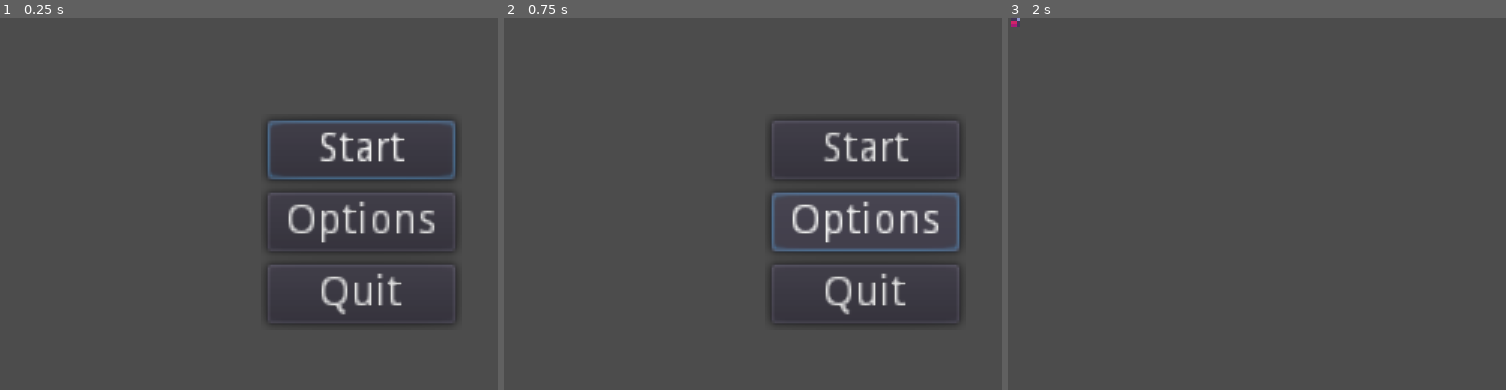
Above: before the commit, frames 1-3 (left to right).
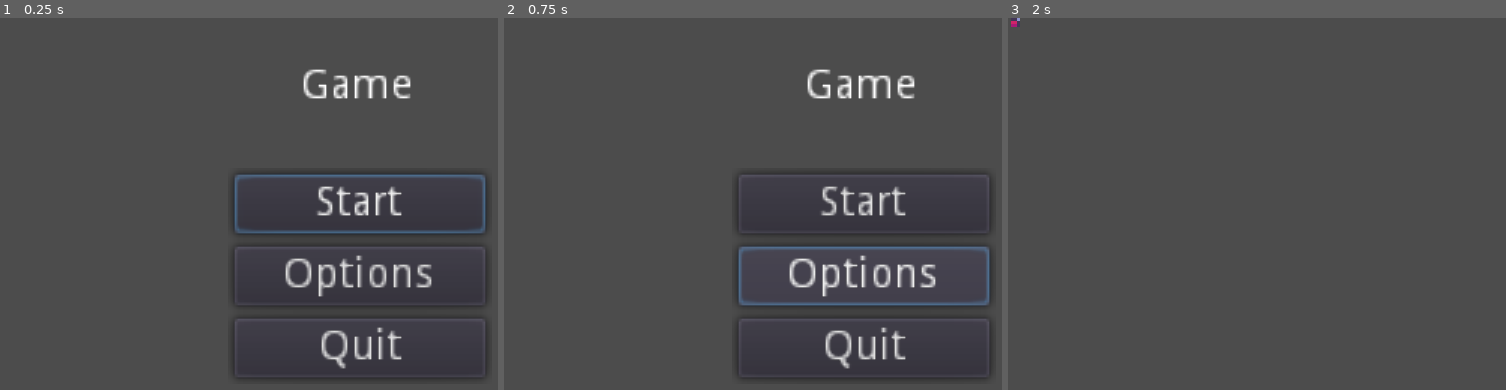
Above: after the commit, the same moments.

Repository: taraaliz/Sunset_Game
Game: Godot game, scene res://Menu.tscn
Same seed, same stepped clock (60 frames per second), same inputs: the game is played once before the commit and once after it. This scene is started directly instead of the project's main scene.
Inputs:
- Up to frame 1 (0.25 s): no input
- Up to frame 2 (0.75 s): click "Options" at 0.5 s
- Up to frame 3 (2 s): click "Start" at 1.25 s

The runs differ from the first frame. In frame 1, 7.1% of the frame differs, in the area x 46-98%, y 13-98%; in frame 2, 7.9%; in frame 3, nothing differs.
Error in both runs: Attempt to call function 'instance' in base 'null instance' on a null instance. (res://Menu.gd:24)

Commit message:
some menu updates

Diff:
--- a/Menu.gd
+++ b/Menu.gd
@@ -8,7 +8,7 @@
 
 # Called when the node enters the scene tree for the first time.
 func _ready():
-	$VBoxContainer/StartButton.grab_focus()
+	$Menu/StartButton.grab_focus()
 
 
 # Called every frame. 'delta' is the elapsed time since the previous frame.
--- a/Menu.tscn
+++ b/Menu.tscn
@@ -1,40 +1,71 @@
-[gd_scene load_steps=2 format=2]
+[gd_scene load_steps=4 format=2]
 
 [ext_resource path="res://Menu.gd" type="Script" id=1]
+[ext_resource path="res://resources/sprites/placeholder.png" type="Texture" id=2]
 
-[node name="Menu" type="Control"]
+[sub_resource type="Theme" id=1]
+
+[node name="TitleScreen" type="Control"]
 anchor_right = 1.0
 anchor_bottom = 1.0
 script = ExtResource( 1 )
+__meta__ = {
+"_edit_lock_": true
+}
 
-[node name="VBoxContainer" type="VBoxContainer" parent="."]
+[node name="Logo" type="TextureRect" parent="."]
+visible = false
+anchor_right = 1.0
+margin_left = 16.0
+margin_top = 4.0
+margin_right = -16.0
+margin_bottom = 42.0
+texture = ExtResource( 2 )
+expand = true
+
+[node name="Menu" type="VBoxContainer" parent="."]
 anchor_left = 0.5
-anchor_top = 0.5
+anchor_top = 1.0
 anchor_right = 0.5
-anchor_bottom = 0.5
-margin_left = -31.5
-margin_top = -34.0
-margin_right = 31.5
-margin_bottom = 34.0
+anchor_bottom = 1.0
+margin_left = -42.0
+margin_top = -84.0
+margin_right = 42.0
+margin_bottom = -16.0
 alignment = 1
+__meta__ = {
+"_edit_group_": true
+}
 
-[node name="StartButton" type="Button" parent="VBoxContainer"]
-margin_right = 63.0
+[node name="StartButton" type="Button" parent="Menu"]
+margin_right = 84.0
 margin_bottom = 20.0
+focus_neighbour_top = NodePath("../QuitButton")
 text = "Start"
 
-[node name="OptionsButton" type="Button" parent="VBoxContainer"]
+[node name="OptionsButton" type="Button" parent="Menu"]
 margin_top = 24.0
-margin_right = 63.0
+margin_right = 84.0
 margin_bottom = 44.0
 text = "Options"
 
-[node name="QuitButton" type="Button" parent="VBoxContainer"]
+[node name="QuitButton" type="Button" parent="Menu"]
 margin_top = 48.0
-margin_right = 63.0
+margin_right = 84.0
 margin_bottom = 68.0
+focus_neighbour_bottom = NodePath("../StartButton")
+theme = SubResource( 1 )
 text = "Quit"
 
-[connection signal="pressed" from="VBoxContainer/StartButton" to="." method="_on_StartButton_pressed"]
-[connection signal="pressed" from="VBoxContainer/OptionsButton" to="." method="_on_OptionsButton_pressed"]
-[connection signal="pressed" from="VBoxContainer/QuitButton" to="." method="_on_QuitButton_pressed"]
+[node name="RichTextLabel" type="RichTextLabel" parent="."]
+anchor_left = 0.5
+anchor_right = 0.5
+margin_left = -20.0
+margin_top = 16.0
+margin_right = 20.0
+margin_bottom = 31.0
+text = "Game"
+
+[connection signal="pressed" from="Menu/StartButton" to="." method="_on_StartButton_pressed"]
+[connection signal="pressed" from="Menu/OptionsButton" to="." method="_on_OptionsButton_pressed"]
+[connection signal="pressed" from="Menu/QuitButton" to="." method="_on_QuitButton_pressed"]
Binary file added: resources/sprites/placeholder.png
Not shown, added: resources/sprites/placeholder.png.import
